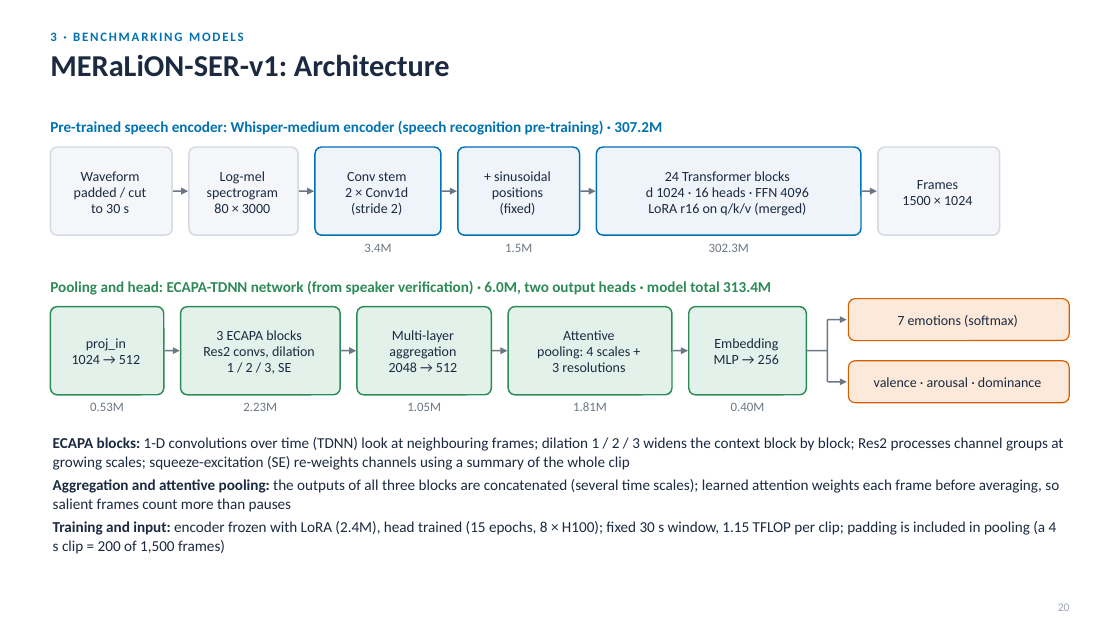
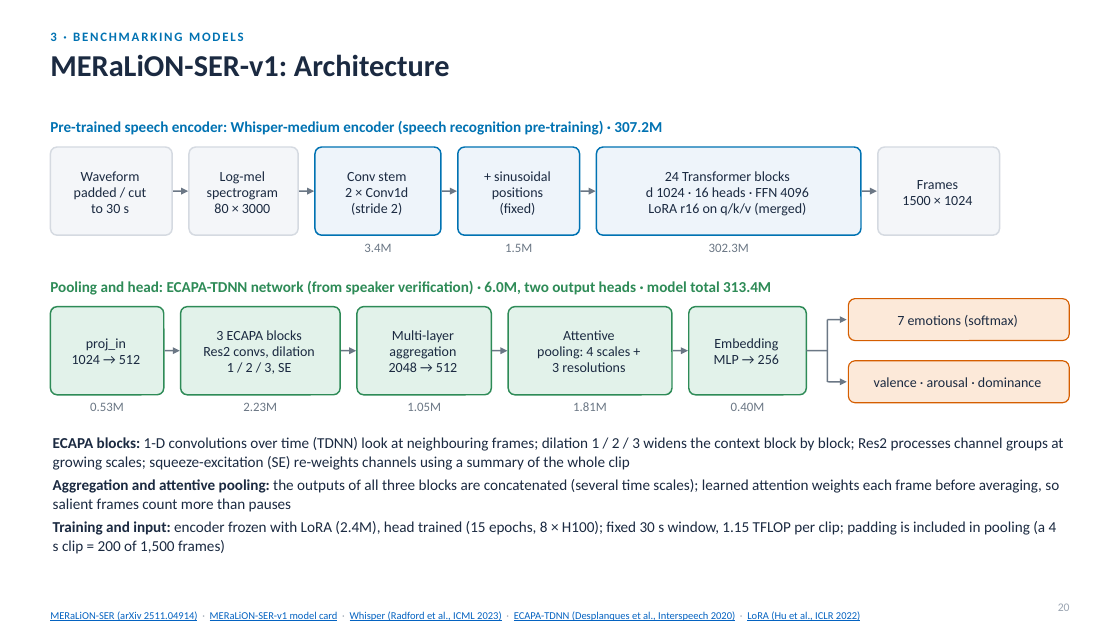
Before and after one commit to Davidlequnchen/emotion_recognition, a slide deck: slide 21 of emotion_recognition/presentation/SER_evaluation.pptx. Drawn at 1120x630 pixels with LibreOffice and Linux fonts; fonts in the diff are those of the drawing. Boxes give left, top, right and bottom in pixels: in the first picture for what was removed or moved away, otherwise in the second. Text is boxed around its words. In the diff, an @@ line names an element or a change of style, - is before the commit and + after.

```diff
--- a/emotion_recognition/presentation/SER_evaluation.pptx
+++ b/emotion_recognition/presentation/SER_evaluation.pptx
@@ text added at [50, 611, 860, 621], 9 pt, text #0563C1, underline @@
+MERaLiON-SER (arXiv 2511.04914) · MERaLiON-SER-v1 model card · Whisper (Radford et al., ICML 2023) · ECAPA-TDNN (Desplanques et al., Interspeech 2020) · LoRA (Hu et al., ICLR 2022)
```
Also in this commit, not shown: 34 other slides changed, 2 slides added, 7 other files.
